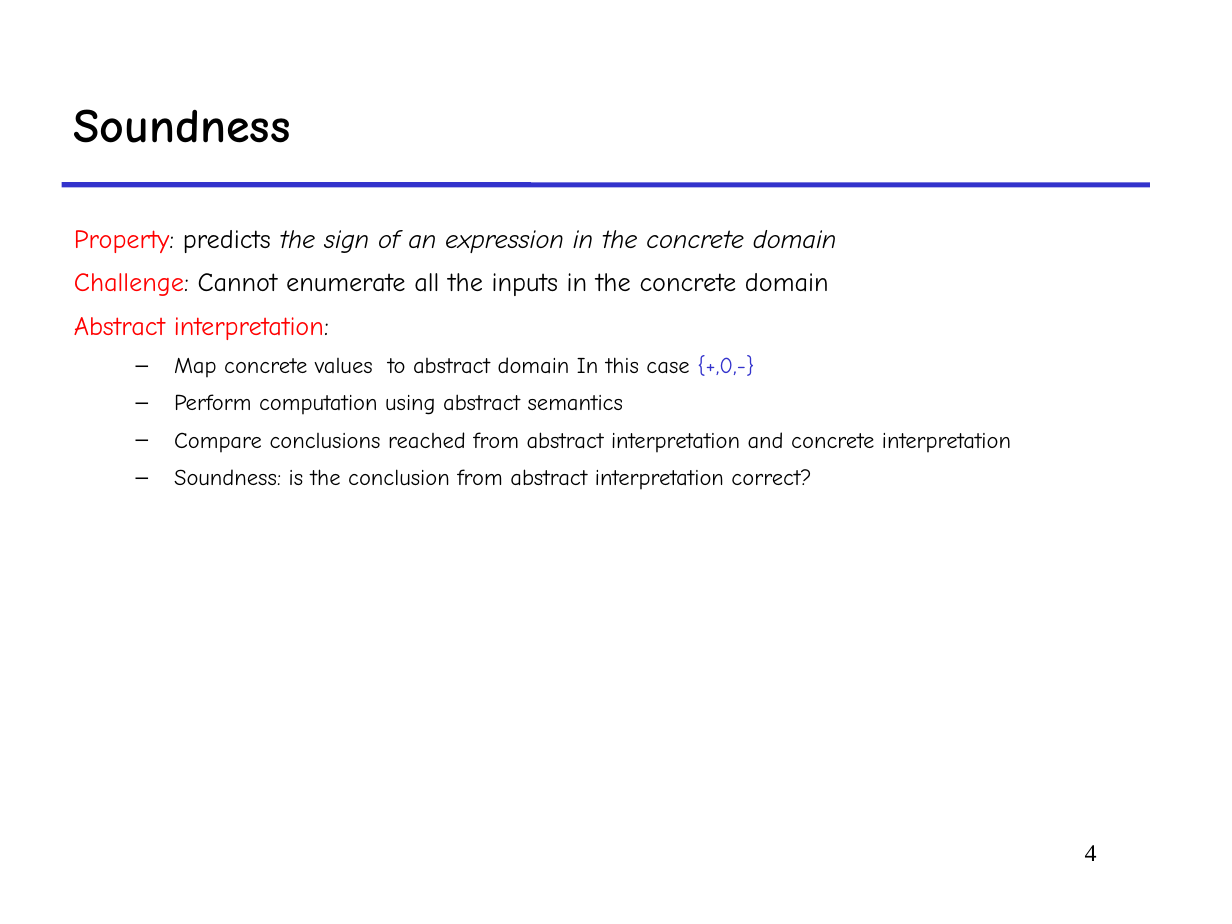
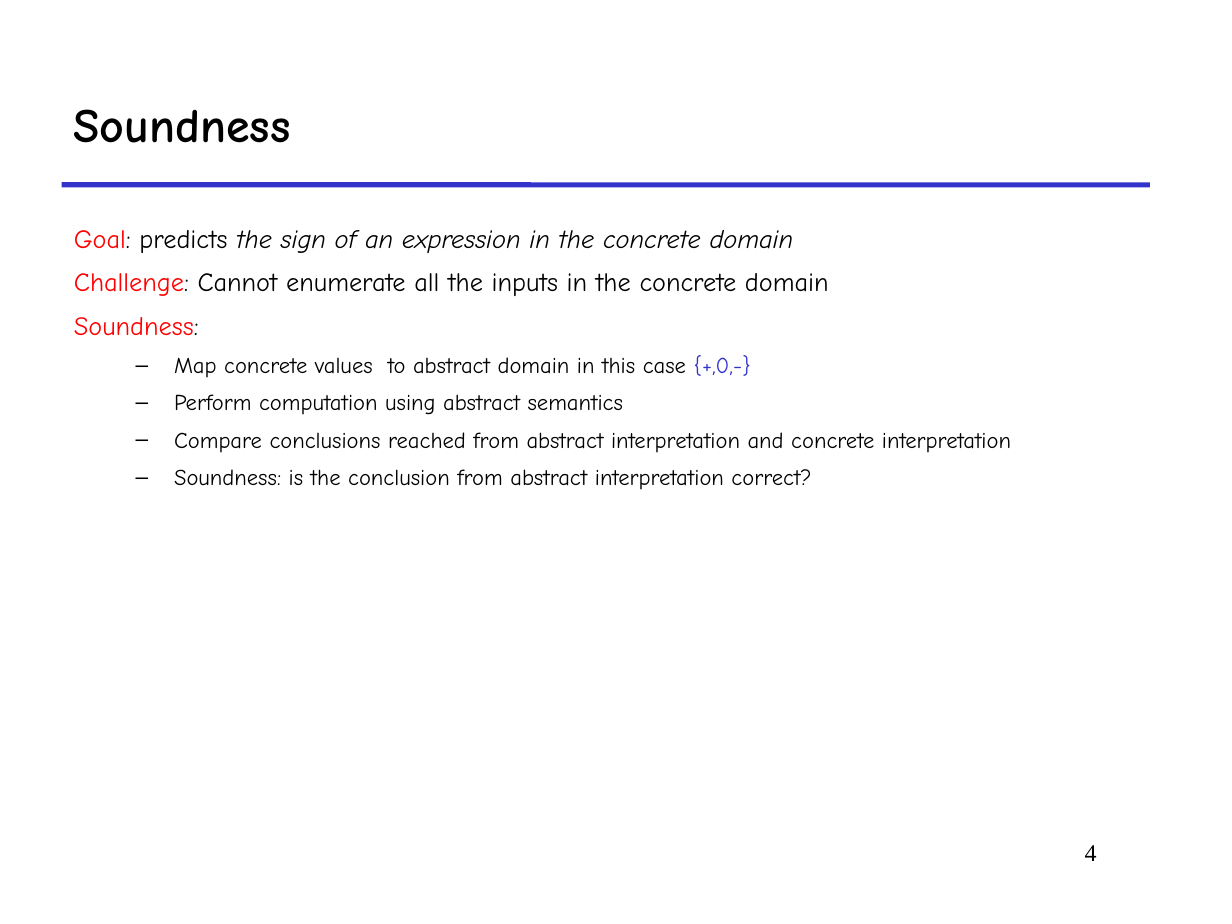
Before and after one commit to wei-le/programanalysiscourse, a slide deck: slide 4 of 2023/lecturenotes/4.abstractintepretation.example.ppt. Drawn at 1232x924 pixels with LibreOffice and Linux fonts; fonts in the diff are those of the drawing. Boxes give left, top, right and bottom in pixels: in the first picture for what was removed or moved away, otherwise in the second. Text is boxed around its words. In the diff, an @@ line names an element or a change of style, - is before the commit and + after.

```diff
--- a/2023/lecturenotes/4.abstractintepretation.example.ppt
+++ b/2023/lecturenotes/4.abstractintepretation.example.ppt
@@ text at <box>74,230,794,253</box>: text changed @@
-Property: predicts the sign of an expression in the concrete domain
+Goal: predicts the sign of an expression in the concrete domain
@@ text at <box>74,317,751,378</box>: text changed @@
-Abstract interpretation:
-  – Map concrete values to abstract domain In this case {+,0,-}
+Soundness:
+  – Map concrete values to abstract domain in this case {+,0,-}
```
Also in this commit, not shown: 1 slide removed, 3 other files.
